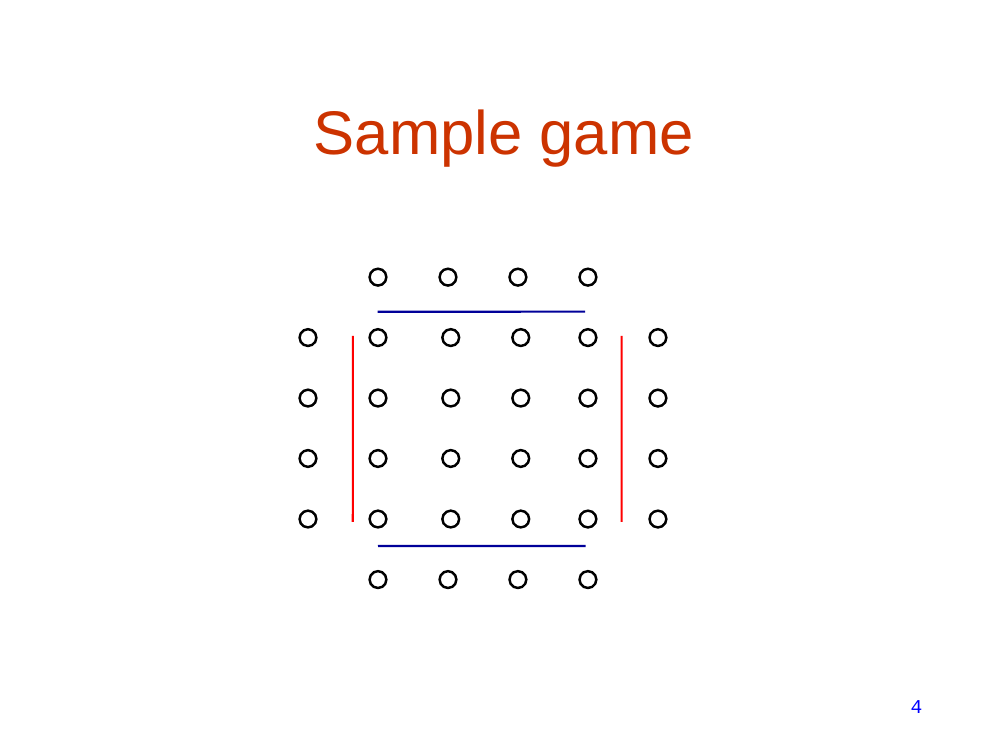
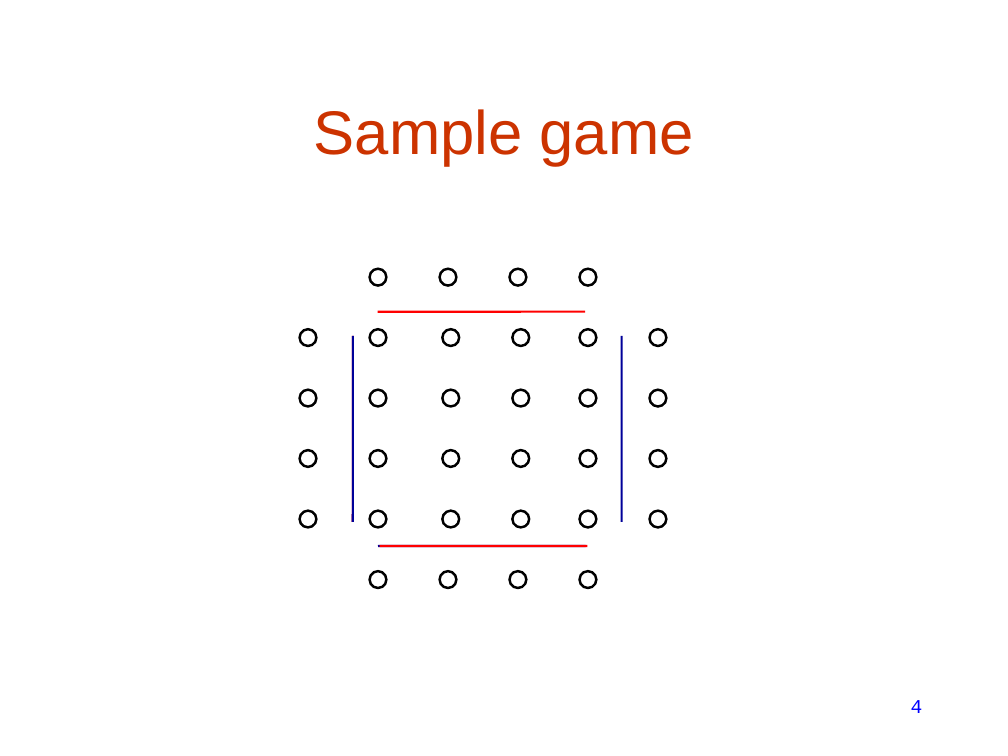
Before and after one commit to lasersox/twixt, a slide deck: slide 4 of docs/twixt_presentation.ppt. Drawn at 1008x756 pixels with LibreOffice and Linux fonts; fonts in the diff are those of the drawing. Boxes give left, top, right and bottom in pixels: in the first picture for what was removed or moved away, otherwise in the second. Text is boxed around its words. In the diff, an @@ line names an element or a change of style, - is before the commit and + after.

```diff
--- a/docs/twixt_presentation.ppt
+++ b/docs/twixt_presentation.ppt
@@ line (586, 311) - (378, 311): stroke #000099 1.5 pt to #FF0000 1.5 pt @@
@@ line added from (353, 522) to (353, 336), #000099 1.5 pt @@
@@ line (622, 522) - (622, 336): stroke #FF0000 1.5 pt to #000099 1.5 pt @@
@@ line added from (588, 546) to (380, 546), #FF0000 1.5 pt @@
```
Also in this commit, not shown: 9 other slides changed, 1 slide removed, 1 other file.
